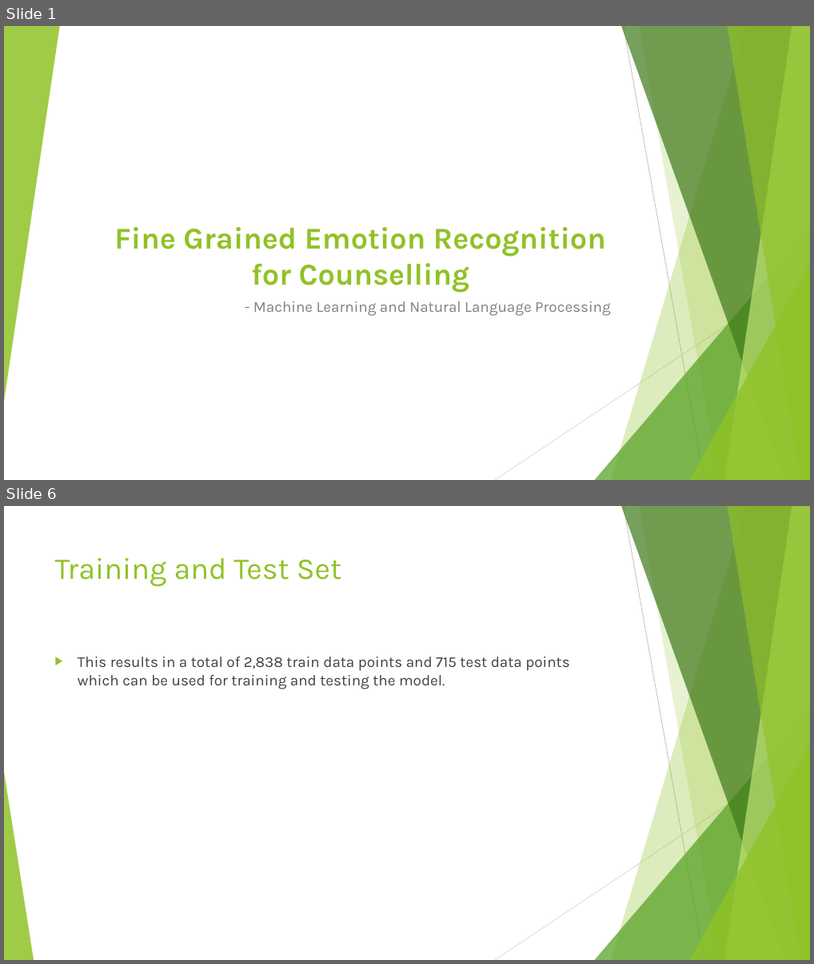
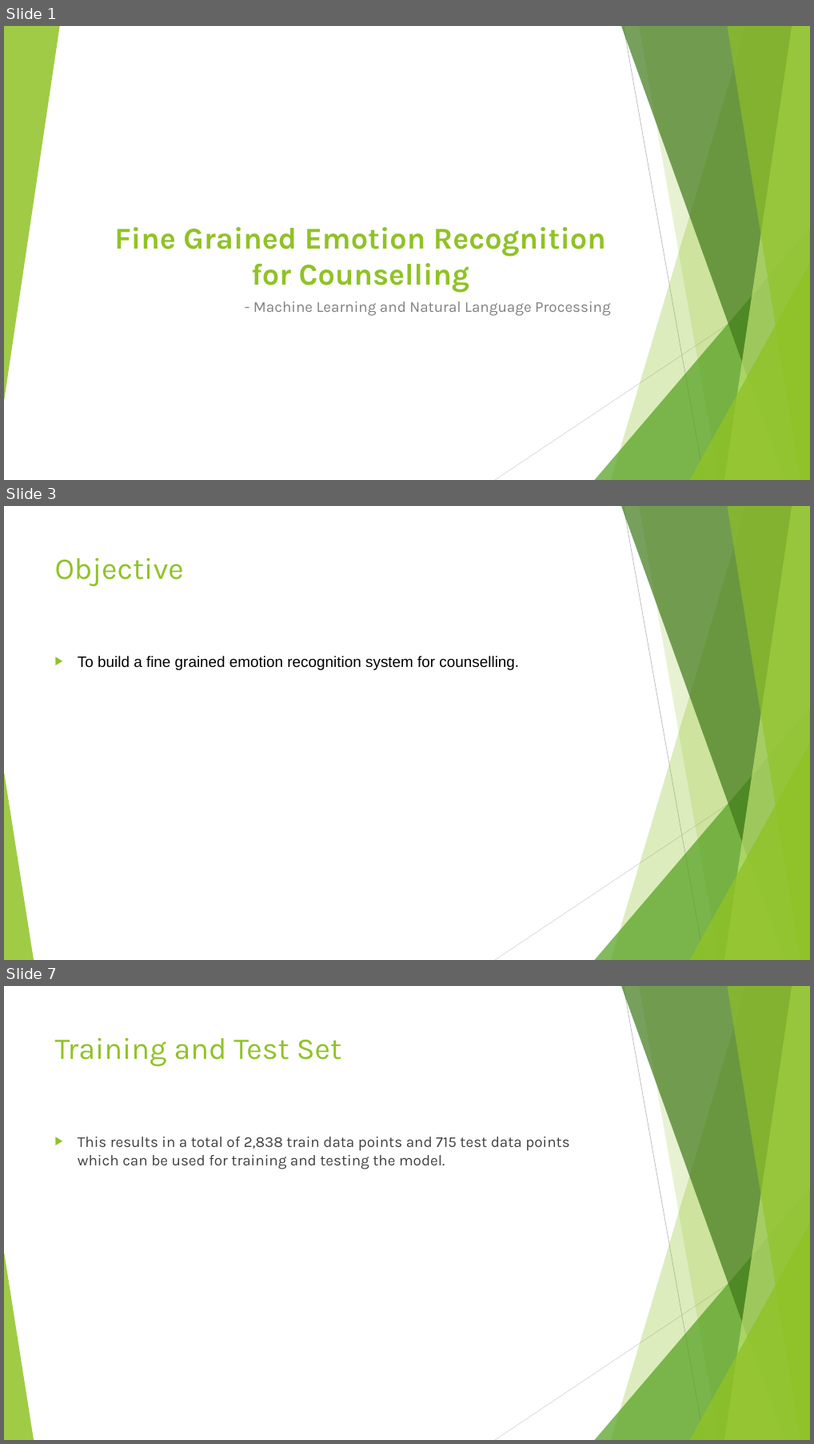
Before and after one commit to JanhaviSoni/Emotion-Recognition-for-Counselling, a slide deck: Fine Grained Emotion Recognition for Counselling.pptx. Shown one above the other, each under a label of ours: slides 1 and 6 before the commit, slides 1, 3 and 7 after it; the slides between them are not shown. The pictures are 814x964 and 814x1444 pixels, drawn with LibreOffice and Linux fonts; fonts in the diff are those of the drawing. Boxes give left, top, right and bottom in pixels: in the first picture for what was removed or moved away, otherwise in the second. Text is boxed around its words. In the diff, an @@ line names an element or a change of style, - is before the commit and + after.

```diff
--- a/Fine Grained Emotion Recognition for Counselling.pptx
+++ b/Fine Grained Emotion Recognition for Counselling.pptx
@@ slide 3 added at bbox=[4, 506, 810, 960], background #FFFFFF; not listed: 10 template elements that a slide beside it also shows @@
@@ title added at bbox=[55, 558, 184, 587], 36 pt, text #90C226 @@
+Objective
@@ text added at bbox=[78, 656, 519, 670], 18 pt, text #000000 @@
+▶ To build a fine grained emotion recognition system for counselling.
@@ what was slide 6 is now slide 7 @@
```
Also in this commit, not shown: 2 slides changed, 5 other slides added, 2 slides removed, 1 other file.
